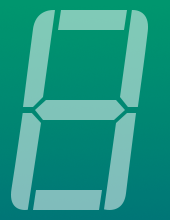
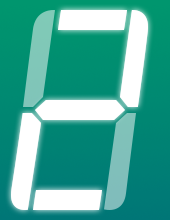
Comparing the layer stacks of the two 170×220 images. Changes:
pixels changed over [5, 4, 154, 216] (layer not identified)
